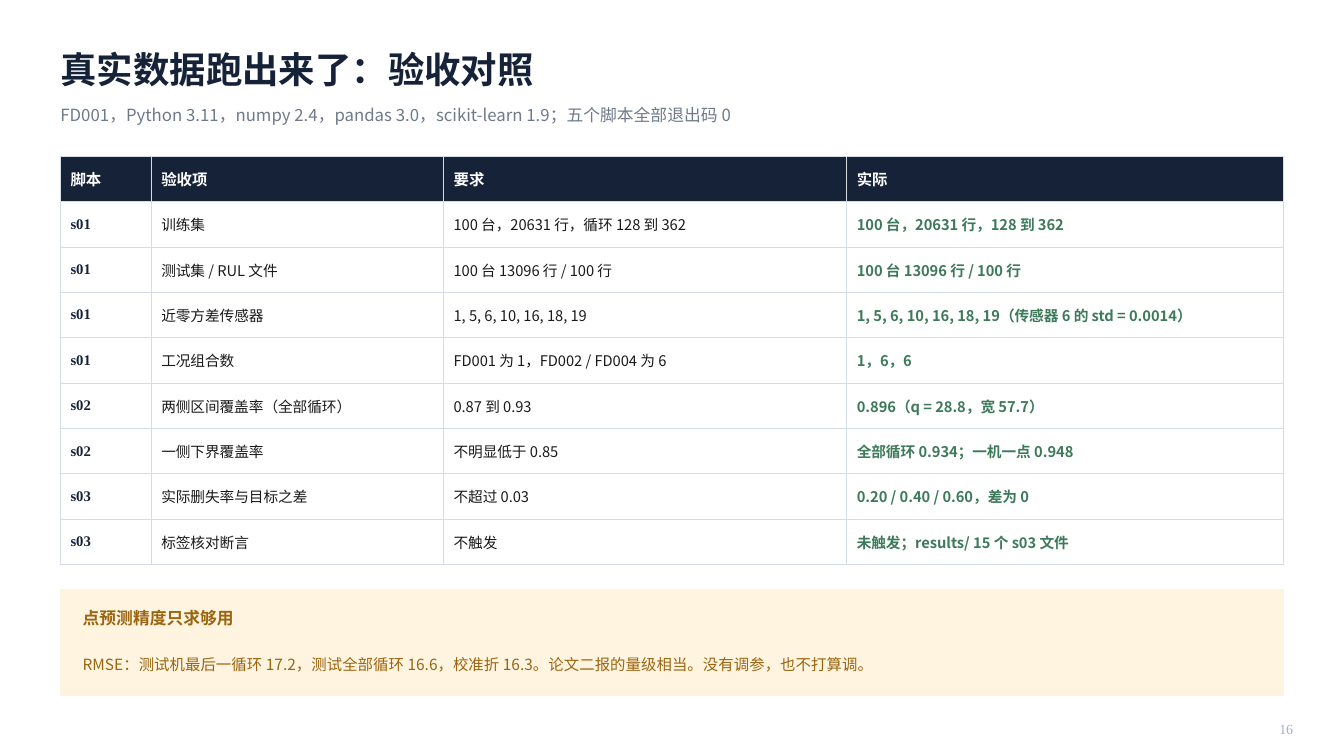
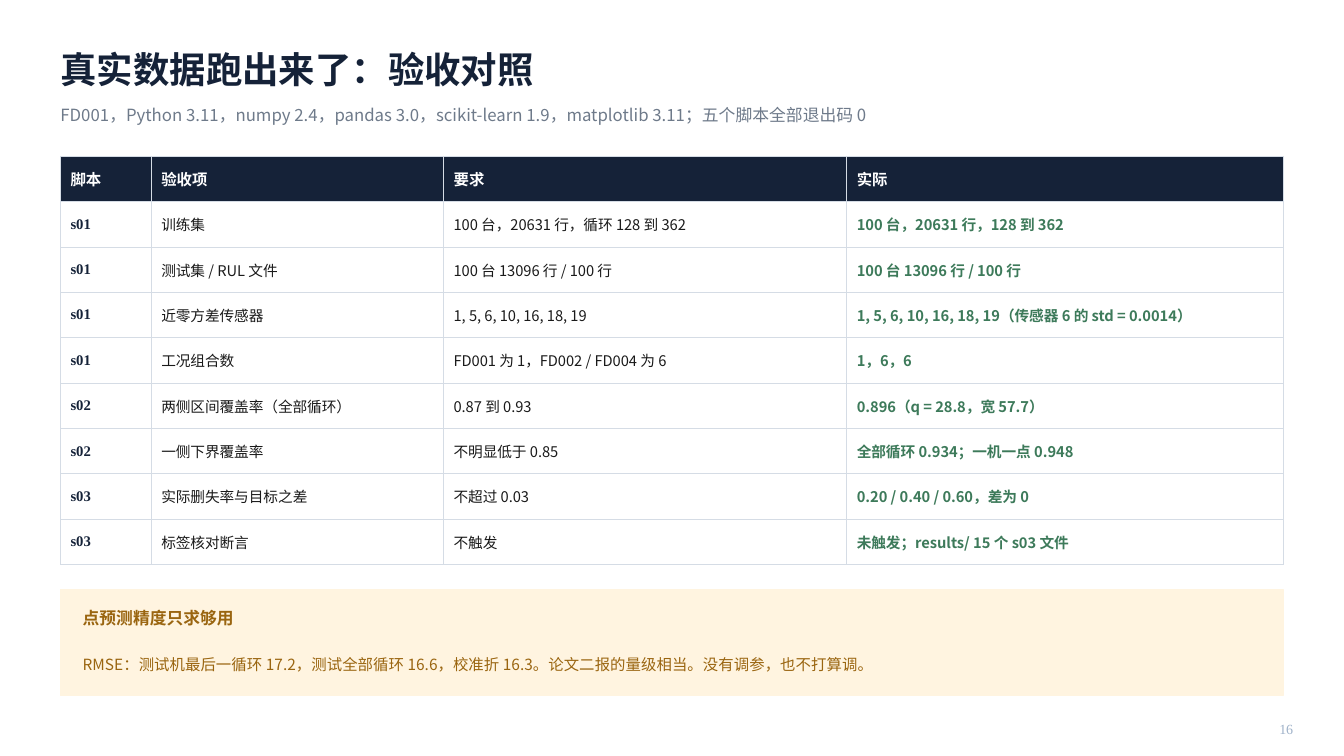
Before and after one commit to chun96309-cloud/lxfs, a slide deck: slide 16 of RUL_censored_conformal_handover/01_slides/第二次课_从想法到能跑的东西.pptx. Drawn at 1344x756 pixels with LibreOffice and Linux fonts; fonts in the diff are those of the drawing. Boxes give left, top, right and bottom in pixels: in the first picture for what was removed or moved away, otherwise in the second. Text is boxed around its words. In the diff, an @@ line names an element or a change of style, - is before the commit and + after.

```diff
--- a/RUL_censored_conformal_handover/01_slides/第二次课_从想法到能跑的东西.pptx
+++ b/RUL_censored_conformal_handover/01_slides/第二次课_从想法到能跑的东西.pptx
@@ text at (x1=60, y1=107, x2=866, y2=125): text changed @@
-FD001，Python 3.11，numpy 2.4，pandas 3.0，scikit-learn 1.9；五个脚本全部退出码 0
+FD001，Python 3.11，numpy 2.4，pandas 3.0，scikit-learn 1.9，matplotlib 3.11；五个脚本全部退出码 0
```
Also in this commit, not shown: 8 other slides changed, 33 other files.
